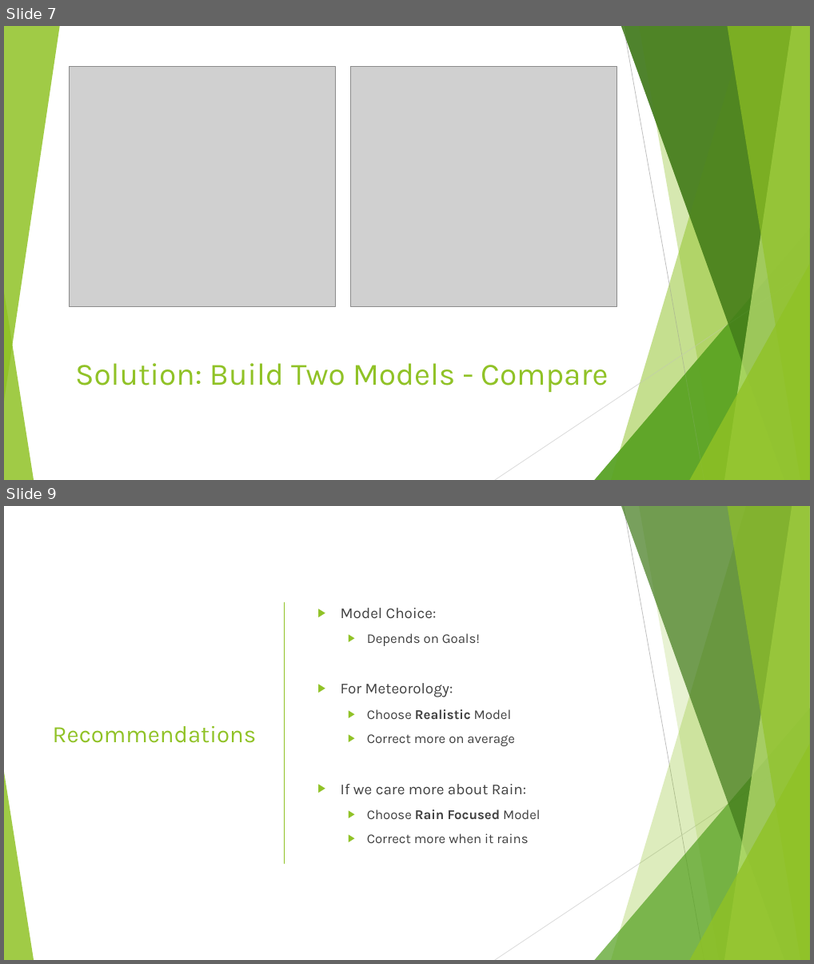
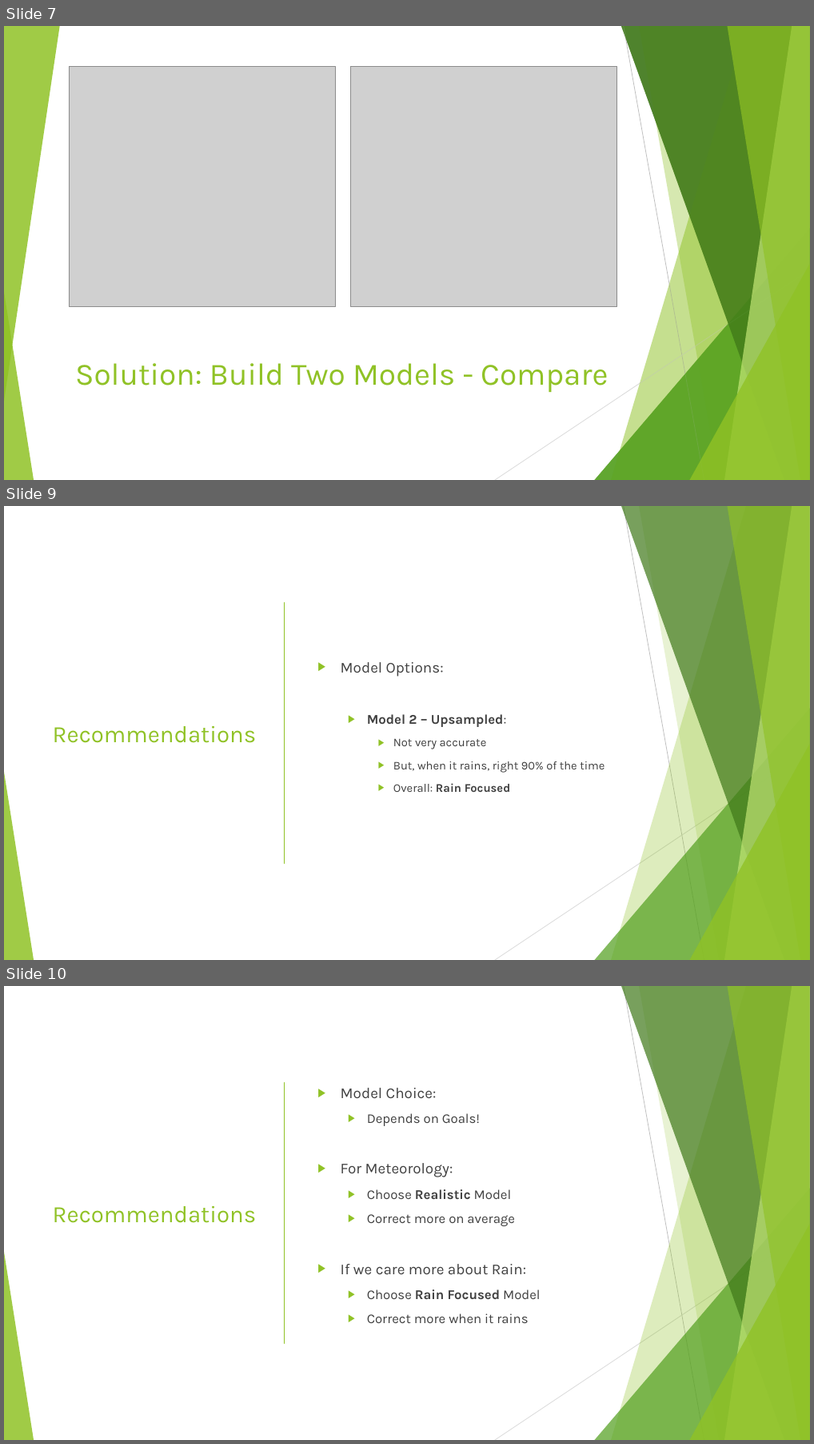
Before and after one commit to arcaputo3/dsc-3-final-project-online-ds-sp-000, a slide deck: rain_predict_aus.pptx. Shown one above the other, each under a label of ours: slides 7 and 9 before the commit, slides 7, 9 and 10 after it; the slides between them are not shown. The pictures are 814x964 and 814x1444 pixels, drawn with LibreOffice and Linux fonts; fonts in the diff are those of the drawing; grey boxes stand for pictures. Boxes give left, top, right and bottom in pixels: in the first picture for what was removed or moved away, otherwise in the second. Text is boxed around its words. In the diff, an @@ line names an element or a change of style, - is before the commit and + after.

```diff
--- a/rain_predict_aus.pptx
+++ b/rain_predict_aus.pptx
@@ slide 9 added at <box>4,506,810,960</box>, background #FFFFFF; not listed: 10 template elements that a slide beside it also shows @@
@@ line added from (285, 603) to (285, 863), #90C226 1 pt @@
@@ text added at <box>341,662,605,792</box>, 14 pt, text #404040 @@
+▶ Model Options:
+  ▶ Model 2 – Upsampled:
+    ▶ Not very accurate
+    ▶ But, when it rains, right 90% of the time
+    ▶ Overall: Rain Focused
@@ title added at <box>53,726,257,743</box>, 28 pt, text #90C226 @@
+Recommendations
@@ what was slide 9 is now slide 10 @@
```
Also in this commit, not shown: 3 slides changed, 1 other file.
